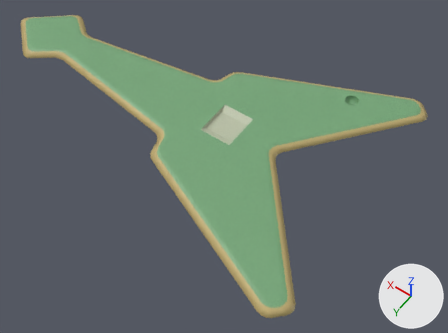
The Blender file Assets/Resources/Models/Buildings/Terrain.blend: old version first, new version second.
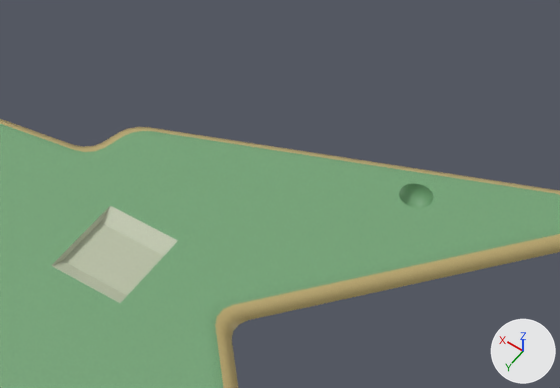
Each version appears first whole from a 50 mm lens placed at (-38.3, 43.8, 59.7), pointed at (-8.3, 1.9, -6.2), and next in a close-up on the part from 40% to 92% of the width and 6% to 54% of the height. Every picture has the same lights, and +X, +Y and +Z are marked at lower right.

The older version as bpy lines, for what is in view:
```python
mat_terrainconcrete = bpy.data.materials.new('terrainconcrete')
mat_terrainconcrete.use_nodes = True; mat_terrainconcrete.node_tree.nodes.clear()
_N = mat_terrainconcrete.node_tree.nodes; _L = mat_terrainconcrete.node_tree.links
n0 = _N.new('ShaderNodeBsdfPrincipled'); n0.name = 'Principled BSDF'
n0.distribution = 'GGX'
n0.subsurface_method = 'RANDOM_WALK_SKIN'
n1 = _N.new('ShaderNodeOutputMaterial'); n1.name = 'Material Output'
n2 = _N.new('ShaderNodeTexImage'); n2.name = 'Image Texture'
n2.image = img_terrainsand_png
n3 = _N.new('ShaderNodeHueSaturation'); n3.name = 'Hue/Saturation/Value'
n3.inputs[0].default_value = 0.6  # 'Hue'
n3.inputs[1].default_value = 0.4  # 'Saturation'
_L.new(n0.outputs[0], n1.inputs[0])  # 'BSDF' to 'Surface'
_L.new(n3.outputs[0], n0.inputs[0])  # 'Color' to 'Base Color'
_L.new(n2.outputs[0], n3.inputs[4])  # 'Color' to 'Color'
me_plane = bpy.data.meshes.new('Plane')
me_plane.from_pydata(...)  # 422 vertices, 433 faces; spans x -27.9..30.3, y -18.9..19.1, z -0.3..0.7
# faces by material slot: [315, 112, 6]
me_plane.materials.append(mat_terraingrass)  # picture img_terraingrass_png_001
me_plane.materials.append(mat_terrainsand_001)  # picture img_terrainsand_png
me_plane.materials.append(mat_terrainconcrete)
ob_cantataterrain = bpy.data.objects.new('CantataTerrain', me_plane)
ob_cantataterrain.location = (0.0, 0.0, -0.62)
```
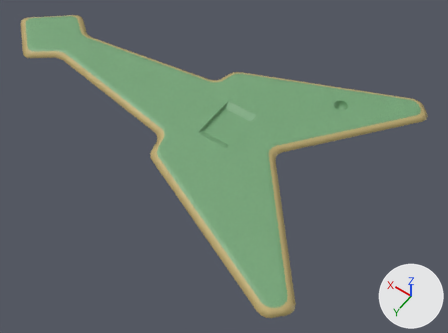
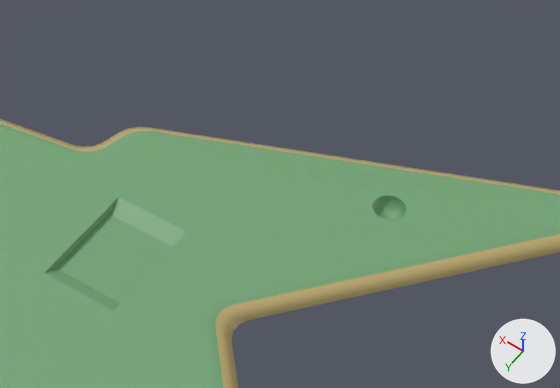
Commit message: terrain modifications

The change, as JSON lines over the scene's bpy script:
```json
{"block": "mat_terrainconcrete", "where": "n2 = _N.new('ShaderNodeTexImage'); n2.name = 'Image Texture'"}
{"op": "remove", "block": "mat_terrainconcrete", "code": "n3 = _N.new('ShaderNodeHueSaturation'); n3.name = 'Hue/Saturation/Value'"}
{"op": "remove", "block": "mat_terrainconcrete", "code": "n3.inputs[0].default_value = 0.6  # 'Hue'"}
{"op": "remove", "block": "mat_terrainconcrete", "code": "n3.inputs[1].default_value = 0.4  # 'Saturation'"}
{"op": "set", "path": "n2.image", "old": "img_terrainsand_png", "new": "img_terraingrass_png_001"}
{"block": "mat_terrainconcrete", "where": "n0 = _N.new('ShaderNodeBsdfPrincipled'); n0.name = 'Principled BSDF'"}
{"op": "remove", "block": "mat_terrainconcrete", "code": "_L.new(n3.outputs[0], n0.inputs[0])  # 'Color' to 'Base Color'"}
{"op": "remove", "block": "mat_terrainconcrete", "code": "_L.new(n2.outputs[0], n3.inputs[4])  # 'Color' to 'Color'"}
{"op": "add", "block": "mat_terrainconcrete", "code": "_L.new(n2.outputs[0], n0.inputs[0])  # 'Color' to 'Base Color'"}
{"block": "me_plane", "where": "me_plane.from_pydata(...)  # 422 vertices, 433 faces; spans x -27.9..30.3, y -18.9..19.1, z -0.3..0.7"}
{"block": "me_plane", "where": "# used by ob_cantataterrain; location = (0.0, 0.0, -0.62)"}
{"block": "me_plane", "change": "me_plane part 1: all 4 vertices in x -9.7..-5.2, y -2.7..-1.7, z 0.1..0.6 are moved by (0.0, -0.8, 0.0)"}
{"block": "me_plane", "change": "me_plane part 2: all 4 vertices in x -9.7..-5.2, y 1.7..2.7, z 0.1..0.6 are moved by (0.0, 0.6, 0.0)"}
{"block": "me_plane", "change": "me_plane part 3: all 132 vertices in x -19.5..-17.6, y -14.1..-12.2, z -0.3..0.6 are moved by (0.9, 1.2, -0.5)"}
```

Pixel boxes (x1, y1, x2, y2) of what changed, in the close-ups (560 x 388 px; the box of a moved part takes in the faces that stretch with it):
```json
{"object": "CantataTerrain", "change": "surface changed, reshaped", "before": [0, 119, 560, 388], "after": [0, 119, 560, 388], "on screen": "grey to green"}
{"part": 1, "of": "me_plane", "change": "moved or reshaped", "before": [100, 137, 560, 295], "after": [109, 137, 560, 295]}
{"part": 2, "of": "me_plane", "change": "moved or reshaped", "before": [0, 130, 226, 388], "after": [0, 130, 226, 388]}
{"part": 3, "of": "me_plane", "change": "moved or reshaped", "before": [399, 183, 560, 209], "after": [372, 195, 560, 220]}
```
